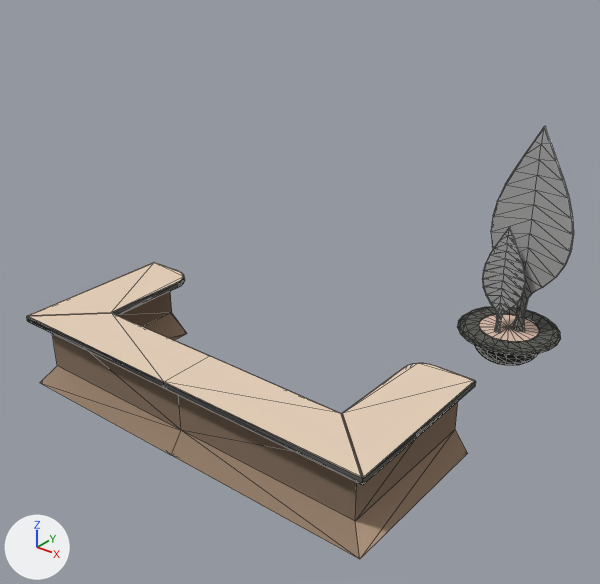
What one commit did to the glTF model www/models/lba2/iso_scenes/82.glb.
Rendered twice from a 50 mm lens placed at (20.36, -17.76, 8.19), pointed at (11.92, -7.21, 1.65). Arrows for +X, +Y and +Z are at lower left; the lights stay in place. Mesh edges are drawn as thin lines. Where no turn or scale is listed for an object, it has been applied to the vertices. Vertices at the same position are counted once.

The first picture shows 'colored', 'textured_fa874ed4'.
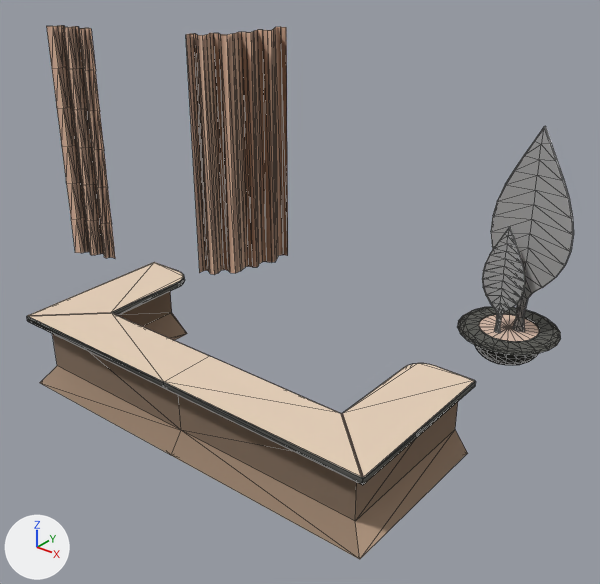
The change, as a list of edits to the scene's bpy script:
```text
Change me_mesh_0:
    used by ob_colored; location = (0.0, 0.0, 0.0)
    remove me_mesh_0.from_pydata(...)  # 438 vertices, 852 faces; spans x 9.1..15.92, y -10.99..-4.09, z 0.5..1.79
    add me_mesh_0.from_pydata(...)  # 620 vertices, 1110 faces; spans x 5.0..15.92, y -10.99..-4.01, z 0.5..5.64
    me_mesh_0 part 1: a new loose piece of 126 vertices spanning x 5.0..6.0, y -7.0..-6.63, z 0.5..5.62, in mat_material_0
    me_mesh_0 part 2: a new loose piece of 56 vertices spanning x 8.07..9.0, y -5.99..-4.01, z 0.5..5.64, in mat_material_0
```

Boxes [x1, y1, x2, y2] around the edits, measured in the pictures (600 x 584 px):
'colored', reshaped (80% taller): before [27, 262, 561, 559]; after [27, 25, 561, 559]
part 1 of me_mesh_0, added (brown): after [47, 25, 115, 258]
part 2 of me_mesh_0, added (brown): after [186, 27, 288, 275]
